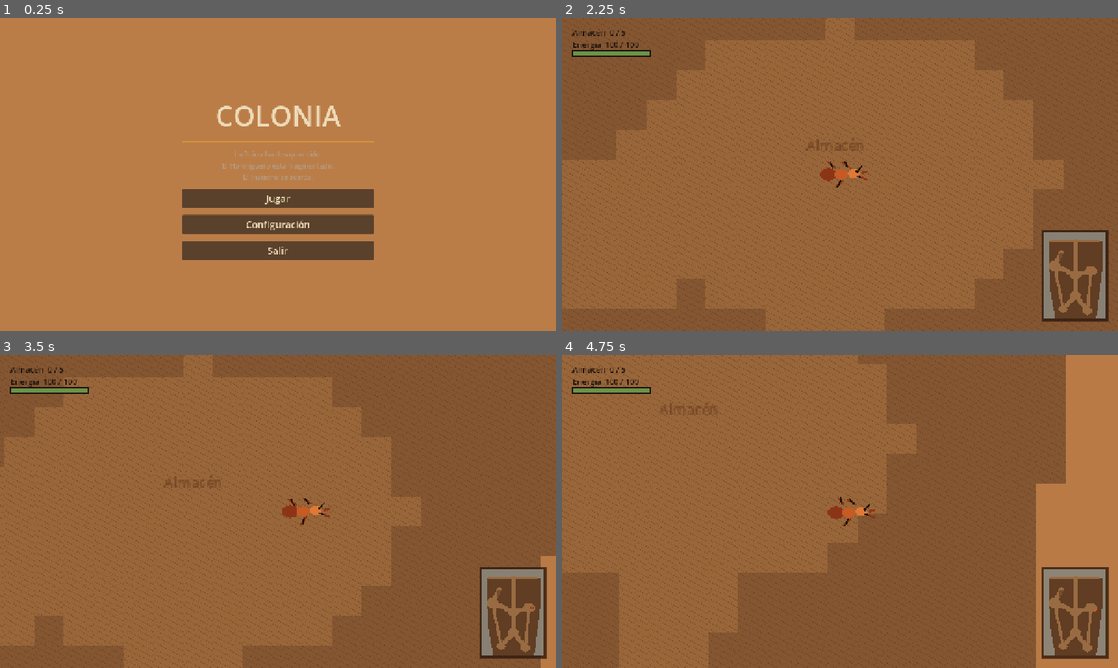
Above: before the commit, frames 1-4 (two rows, left to right).
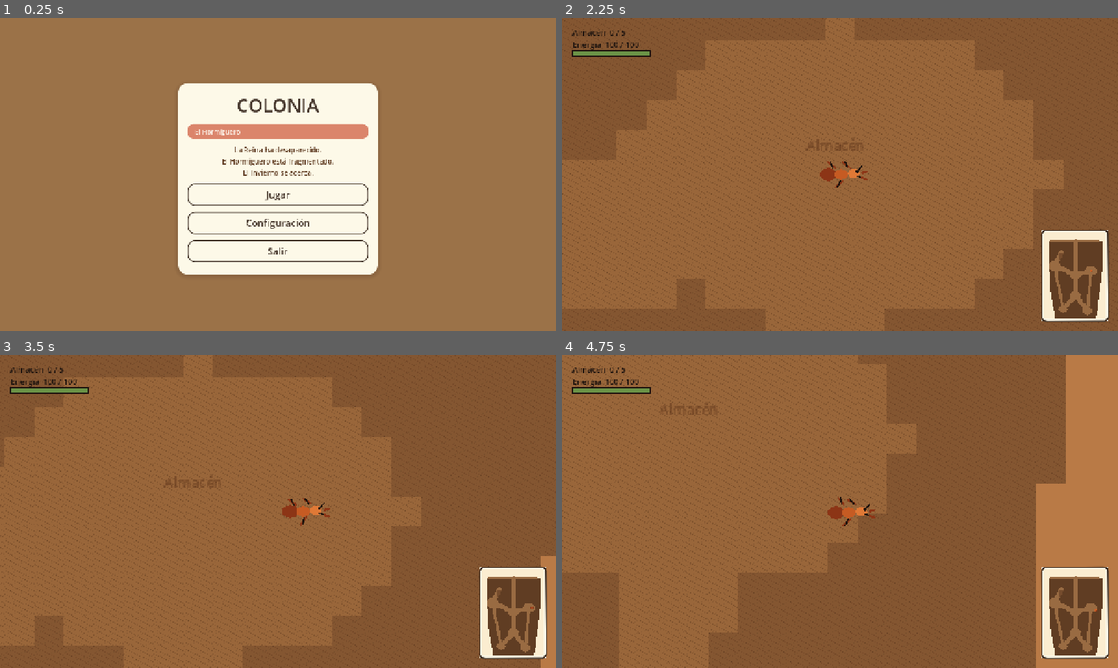
Above: after the commit, the same moments.

Repository: The-glitch-girls/an-ant-game
Game: Godot game, scene res://src/menu/menu.tscn
Same seed, same stepped clock (60 frames per second), same inputs: the game is played once before the commit and once after it.
Inputs:
- Up to frame 1 (0.25 s): no input
- Up to frame 2 (2.25 s): click "Configuración" at 0.5 s; click "Volver" at 1.25 s; click "Jugar" at 2 s
- Up to frame 3 (3.5 s): tap Enter at 2.75 s; hold D (mover_derecha) from 2.78 s (still down); hold Shift (correr) from 2.78 s (still down)
- Up to frame 4 (4.75 s): release D (mover_derecha) at 3.53 s; release Shift (correr) at 3.53 s; hold S (mover_abajo) 3.53-4.28 s; tap Shift (correr) at 3.6 s; hold D (mover_derecha) from 4.28 s (still down); hold Shift (correr) from 4.28 s (still down)

The runs differ from the first frame. In frame 1, 100% of the frame differs, in the area x 0-100%, y 0-100%; in frame 2, 1.3%; in frame 3, 1.3%; in frame 4, 1.3%.

Commit message:
Give menus and the HUD a cream-and-terracotta cozy look.
Hearts and seed slots replace the hard counters so the UI matches the nest instead of sitting on top of it.

Diff:
--- a/src/menu/configuracion.gd
+++ b/src/menu/configuracion.gd
@@ -3,29 +3,27 @@
 
 func _ready() -> void:
 	var fondo := ColorRect.new()
-	fondo.color = Paleta.TIERRA_OSCURA
+	fondo.color = Paleta.TIERRA
 	fondo.set_anchors_preset(Control.PRESET_FULL_RECT)
 	add_child(fondo)
 
+	var tarjeta := UiCozzy.tarjeta()
+	tarjeta.set_anchors_preset(Control.PRESET_CENTER)
+	tarjeta.offset_left = -240
+	tarjeta.offset_right = 240
+	tarjeta.offset_top = -170
+	tarjeta.offset_bottom = 180
+	add_child(tarjeta)
+
 	var caja := VBoxContainer.new()
-	caja.set_anchors_preset(Control.PRESET_CENTER)
-	caja.offset_left = -240
-	caja.offset_right = 240
-	caja.offset_top = -140
-	caja.offset_bottom = 160
-	caja.add_theme_constant_override("separation", 18)
-	add_child(caja)
+	caja.add_theme_constant_override("separation", 16)
+	tarjeta.add_child(caja)
 
-	var titulo := Label.new()
-	titulo.text = "Configuración"
-	titulo.horizontal_alignment = HORIZONTAL_ALIGNMENT_CENTER
-	titulo.add_theme_color_override("font_color", Paleta.HUESO)
-	titulo.add_theme_font_size_override("font_size", 36)
-	caja.add_child(titulo)
+	caja.add_child(UiCozzy.pastilla("Configuración"))
 
 	var vol_label := Label.new()
 	vol_label.text = "Volumen"
-	vol_label.add_theme_color_override("font_color", Paleta.HUESO)
+	UiCozzy.estilar_texto(vol_label, 18)
 	caja.add_child(vol_label)
 
 	var slider := HSlider.new()
@@ -39,11 +37,13 @@
 	var full := CheckButton.new()
 	full.text = "Pantalla completa"
 	full.button_pressed = DisplayServer.window_get_mode() == DisplayServer.WINDOW_MODE_FULLSCREEN
+	full.add_theme_color_override("font_color", Paleta.TINTA)
 	full.toggled.connect(_on_full)
 	caja.add_child(full)
 
 	var volver := Button.new()
 	volver.text = "Volver"
+	UiCozzy.estilar_boton(volver)
 	volver.pressed.connect(Juego.ir_menu)
 	caja.add_child(volver)
 
--- a/src/menu/menu.gd
+++ b/src/menu/menu.gd
@@ -1,8 +1,4 @@
 extends Control
-
-const TIERRA := Color(0.725, 0.478, 0.275)
-const AMBAR := Color(0.83, 0.58, 0.22)
-const HUESO := Color(0.93, 0.86, 0.72)
 
 
 func _ready() -> void:
@@ -11,41 +7,39 @@
 
 func _armar() -> void:
 	var fondo := ColorRect.new()
-	fondo.color = TIERRA
+	fondo.color = Paleta.TIERRA
 	fondo.set_anchors_preset(Control.PRESET_FULL_RECT)
 	add_child(fondo)
 
-	var frio := ColorRect.new()
-	frio.color = Color(0.78, 0.55, 0.32, 0.18)
-	frio.set_anchors_preset(Control.PRESET_FULL_RECT)
-	add_child(frio)
+	var lavado := ColorRect.new()
+	lavado.color = Color(1.0, 0.84, 0.56, 0.18)
+	lavado.set_anchors_preset(Control.PRESET_FULL_RECT)
+	add_child(lavado)
+
+	var tarjeta := UiCozzy.tarjeta()
+	tarjeta.set_anchors_preset(Control.PRESET_CENTER)
+	tarjeta.offset_left = -230
+	tarjeta.offset_right = 230
+	tarjeta.offset_top = -210
+	tarjeta.offset_bottom = 230
+	add_child(tarjeta)
 
 	var caja := VBoxContainer.new()
-	caja.set_anchors_preset(Control.PRESET_CENTER)
-	caja.offset_left = -220
-	caja.offset_right = 220
-	caja.offset_top = -180
-	caja.offset_bottom = 220
-	caja.add_theme_constant_override("separation", 16)
-	add_child(caja)
+	caja.add_theme_constant_override("separation", 14)
+	tarjeta.add_child(caja)
 
 	var titulo := Label.new()
 	titulo.text = "COLONIA"
 	titulo.horizontal_alignment = HORIZONTAL_ALIGNMENT_CENTER
-	titulo.add_theme_color_override("font_color", HUESO)
-	titulo.add_theme_font_size_override("font_size", 64)
+	UiCozzy.estilar_texto(titulo, 42)
 	caja.add_child(titulo)
 
-	var linea := ColorRect.new()
-	linea.color = AMBAR
-	linea.custom_minimum_size = Vector2(0, 2)
-	caja.add_child(linea)
+	caja.add_child(UiCozzy.pastilla("El Hormiguero"))
 
 	var sub := Label.new()
 	sub.text = "La Reina ha desaparecido.\nEl Hormiguero está fragmentado.\nEl Invierno se acerca."
 	sub.horizontal_alignment = HORIZONTAL_ALIGNMENT_CENTER
-	sub.add_theme_color_override("font_color", Color(0.7, 0.6, 0.5))
-	sub.add_theme_font_size_override("font_size", 16)
+	UiCozzy.estilar_texto(sub, 16, Paleta.TIERRA_OSCURA)
 	caja.add_child(sub)
 
 	caja.add_child(_boton("Jugar", _on_jugar))
@@ -56,10 +50,7 @@
 func _boton(texto: String, cb: Callable) -> Button:
 	var b := Button.new()
 	b.text = texto
-	b.custom_minimum_size = Vector2(0, 44)
-	b.add_theme_color_override("font_color", HUESO)
-	b.add_theme_color_override("font_hover_color", AMBAR)
-	b.add_theme_font_size_override("font_size", 22)
+	UiCozzy.estilar_boton(b)
 	b.pressed.connect(cb)
 	return b
 
--- a/src/mundo/mini_mapa.gd
+++ b/src/mundo/mini_mapa.gd
@@ -48,17 +48,17 @@
 		HormigueroMapa.DERRUMBADA:
 			return Paleta.TIERRA_MANCHA
 		HormigueroMapa.CIELO:
-			return Color(0.78, 0.80, 0.76, 0.55)
+			return Color(0.98, 0.88, 0.72, 0.5)
 		_:
 			return Paleta.TIERRA_OSCURA
 
 
 func _draw() -> void:
 	var marco := Rect2(Vector2.ZERO, custom_minimum_size)
-	draw_rect(marco, Color(0.16, 0.09, 0.05, 0.78))
+	draw_rect(marco, Paleta.CREMA)
 	if _nido:
 		draw_texture(_nido, Vector2(MARGEN, MARGEN))
-	draw_rect(marco, Color(0.38, 0.22, 0.12, 0.9), false, 1.5)
+	draw_polyline(UiCozzy._ronda(marco, 12, 4), Paleta.TRAZO, 2.0, true)
 	if _mapa == null:
 		return
 	var p := mundo_a_local(_hormiga_mundo)
--- /dev/null
+++ b/src/ui/hud.gd
@@ -0,0 +1,47 @@
+class_name Hud
+extends Control
+
+const CORAZONES := 5
+const COMIDAS := 5
+
+var _energia: float = 100.0
+var _energia_max: float = 100.0
+var _comida: int = 0
+
+
+func _notification(what: int) -> void:
+	if what == NOTIFICATION_RESIZED:
+		queue_redraw()
+
+
+func _ready() -> void:
+	mouse_filter = Control.MOUSE_FILTER_IGNORE
+	set_anchors_and_offsets_preset(Control.PRESET_FULL_RECT)
+	var tag := UiCozzy.pastilla("Almacén")
+	tag.position = Vector2(36, 38)
+	add_child(tag)
+
+
+func pintar(energia_ahora: float, energia_tope: float, comida: int) -> void:
+	if is_equal_approx(_energia, energia_ahora) and _comida == comida:
+		return
+	_energia = energia_ahora
+	_energia_max = energia_tope
+	_comida = comida
+	queue_redraw()
+
+
+func _draw() -> void:
+	var n := CORAZONES
+	var sep := 36.0
+	var ancho: float = size.x if size.x > 8.0 else get_viewport_rect().size.x
+	var x0: float = ancho * 0.5 - sep * (n - 1) * 0.5
+	var llenos: int = clampi(roundi((_energia / maxf(_energia_max, 1.0)) * n), 0, n)
+	for i in n:
+		UiCozzy.dibujar_corazon(self, Vector2(x0 + sep * i, 34), 14.0, i < llenos, float(i + 2))
+
+	var caja := Rect2(28, 52, 188, 46)
+	draw_rect(caja, Paleta.CREMA)
+	draw_polyline(UiCozzy._ronda(caja, 14, 4), Paleta.TRAZO, 1.8, true)
+	for i in COMIDAS:
+		UiCozzy.dibujar_semilla(self, Vector2(52 + i * 32, 76), 9.5, i < _comida, float(i + 4))
--- /dev/null
+++ b/src/ui/ui_cozzy.gd
@@ -0,0 +1,136 @@
+class_name UiCozzy
+extends Object
+
+
+static func panel_crema(radio: int = 22) -> StyleBoxFlat:
+	var sb := StyleBoxFlat.new()
+	sb.bg_color = Paleta.CREMA
+	sb.set_corner_radius_all(radio)
+	sb.set_content_margin_all(22)
+	sb.shadow_color = Color(0.22, 0.12, 0.08, 0.16)
+	sb.shadow_size = 10
+	sb.shadow_offset = Vector2(0, 3)
+	return sb
+
+
+static func panel_terracota(radio: int = 14) -> StyleBoxFlat:
+	var sb := StyleBoxFlat.new()
+	sb.bg_color = Paleta.TERRACOTA
+	sb.set_corner_radius_all(radio)
+	sb.content_margin_left = 16
+	sb.content_margin_right = 16
+	sb.content_margin_top = 6
+	sb.content_margin_bottom = 6
+	return sb
+
+
+static func estilo_boton(hover: bool = false) -> StyleBoxFlat:
+	var sb := StyleBoxFlat.new()
+	sb.bg_color = Paleta.TERRACOTA if hover else Paleta.CREMA
+	sb.set_corner_radius_all(16)
+	sb.content_margin_top = 10
+	sb.content_margin_bottom = 10
+	sb.content_margin_left = 18
+	sb.content_margin_right = 18
+	sb.border_color = Paleta.TRAZO
+	sb.set_border_width_all(2)
+	return sb
+
+
+static func estilar_boton(b: Button) -> void:
+	b.add_theme_stylebox_override("normal", estilo_boton(false))
+	b.add_theme_stylebox_override("hover", estilo_boton(true))
+	b.add_theme_stylebox_override("pressed", estilo_boton(true))
+	b.add_theme_stylebox_override("focus", estilo_boton(false))
+	b.add_theme_color_override("font_color", Paleta.TINTA)
+	b.add_theme_color_override("font_hover_color", Paleta.CREMA)
+	b.add_theme_color_override("font_pressed_color", Paleta.CREMA)
+	b.add_theme_font_size_override("font_size", 22)
+	b.custom_minimum_size.y = 46
+
+
+static func estilar_texto(lab: Label, tam: int, color: Color = Paleta.TINTA) -> void:
+	lab.add_theme_color_override("font_color", color)
+	lab.add_theme_font_size_override("font_size", tam)
+
+
+static func pastilla(texto: String) -> PanelContainer:
+	var p := PanelContainer.new()
+	p.mouse_filter = Control.MOUSE_FILTER_IGNORE
+	p.add_theme_stylebox_override("panel", panel_terracota())
+	var lab := Label.new()
+	lab.text = texto
+	estilar_texto(lab, 15, Color(0.99, 0.96, 0.92))
+	p.add_child(lab)
+	return p
+
+
+static func tarjeta() -> PanelContainer:
+	var p := PanelContainer.new()
+	p.add_theme_stylebox_override("panel", panel_crema())
+	return p
+
+
+static func corazon_pts(centro: Vector2, escala: float, semilla: float) -> PackedVector2Array:
+	var pts := PackedVector2Array()
+	var n := 24
+	for i in n:
+		var t: float = TAU * float(i) / float(n)
+		var x: float = 16.0 * pow(sin(t), 3.0)
+		var y: float = -(13.0 * cos(t) - 5.0 * cos(2.0 * t) - 2.0 * cos(3.0 * t) - cos(4.0 * t))
+		var j: float = 1.0 + 0.07 * sin(t * 3.0 + semilla * 1.7)
+		pts.append(centro + Vector2(x, y) * (escala / 16.0) * j)
+	return pts
+
+
+static func semilla_pts(centro: Vector2, escala: float, semilla: float) -> PackedVector2Array:
+	var pts := PackedVector2Array()
+	var n := 14
+	for i in n:
+		var t: float = TAU * float(i) / float(n)
+		var j: float = 1.0 + 0.08 * sin(t * 2.0 + semilla)
+		pts.append(centro + Vector2(cos(t) * 0.62, sin(t) * 1.0 - 0.15) * escala * j)
+	return pts
+
+
+static func dibujar_icono(c: CanvasItem, pts: PackedVector2Array, relleno: Color) -> void:
+	if pts.size() < 3:
+		return
+	c.draw_colored_polygon(pts, relleno)
+	c.draw_polyline(pts + PackedVector2Array([pts[0]]), Paleta.TRAZO, 2.1, true)
+
+
+static func dibujar_corazon(c: CanvasItem, centro: Vector2, escala: float, lleno: bool, semilla: float) -> void:
+	var relleno := Paleta.CORAZON if lleno else Paleta.CORAZON_VACIO
+	dibujar_icono(c, corazon_pts(centro, escala, semilla), relleno)
+
+
+static func dibujar_semilla(c: CanvasItem, centro: Vector2, escala: float, llena: bool, semilla: float) -> void:
+	var relleno := Paleta.AMBAR if llena else Paleta.CORAZON_VACIO
+	dibujar_icono(c, semilla_pts(centro, escala, semilla), relleno)
+
+
+static func dibujar_marco(c: CanvasItem, rect: Rect2, radio: float) -> void:
+	c.draw_rect(rect, Paleta.CREMA)
+	var pts := _ronda(rect, radio, 5)
+	c.draw_polyline(pts, Paleta.TRAZO, 2.0, true)
+
+
+static func _ronda(rect: Rect2, radio: float, por_esquina: int) -> PackedVector2Array:
+	var r: float = minf(radio, minf(rect.size.x, rect.size.y) * 0.5)
+	var centros := [
+		Vector2(rect.end.x - r, rect.position.y + r),
+		Vector2(rect.end.x - r, rect.end.y - r),
+		Vector2(rect.position.x + r, rect.end.y - r),
+		Vector2(rect.position.x + r, rect.position.y + r),
+	]
+	var pts := PackedVector2Array()
+	for e in 4:
+		var base: float = -PI * 0.5 + float(e) * PI * 0.5
+		for i in por_esquina:
+			var a: float = base + (PI * 0.5) * float(i) / float(por_esquina)
+			var j: float = 1.0 + 0.035 * sin(a * 5.0 + float(e))
+			pts.append(centros[e] + Vector2(cos(a), sin(a)) * r * j)
+	if pts.size() > 0:
+		pts.append(pts[0])
+	return pts
Not shown, added: src/ui/hud.gd.uid
Not shown, added: src/ui/ui_cozzy.gd.uid
